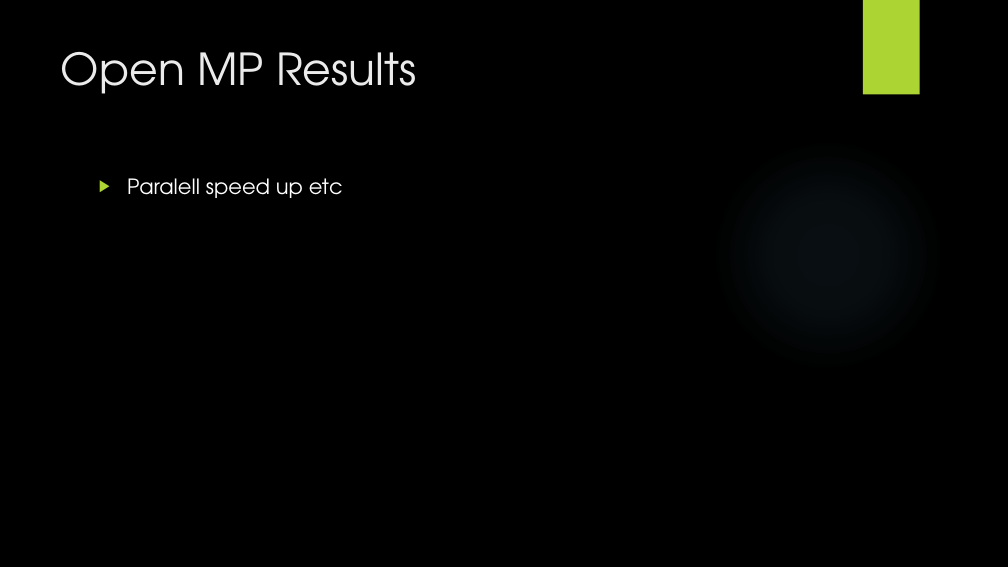
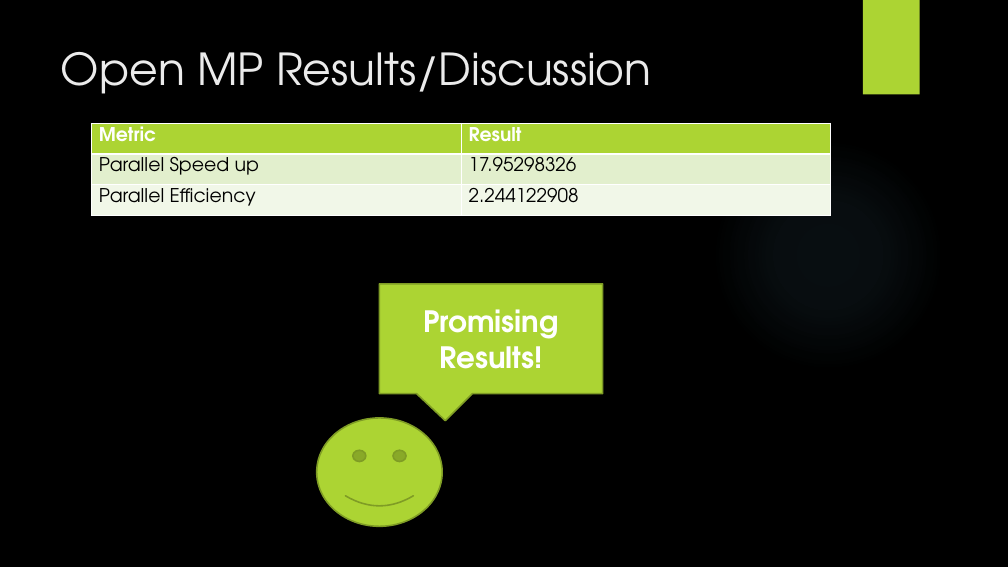
Before and after one commit to jordantoaster/Jordans-Repo, a slide deck: slide 8 of BestHPC/presentation.pptx. Drawn at 1008x567 pixels with LibreOffice and Linux fonts; fonts in the diff are those of the drawing; background and template pictures are left out. Boxes give left, top, right and bottom in pixels: in the first picture for what was removed or moved away, otherwise in the second. Text is boxed around its words. In the diff, an @@ line names an element or a change of style, - is before the commit and + after.

```diff
--- a/BestHPC/presentation.pptx
+++ b/BestHPC/presentation.pptx
@@ title at <box>61,52,652,94</box>: text changed @@
-Open MP Results
+Open MP Results/Discussion
@@ table added at <box>91,123,831,216</box>, 3 rows, 2 columns @@
+Metric | Result
+Parallel Speed up | 17.95298326
+Parallel Efficiency | 2.244122908
@@ text removed at <box>127,178,343,198</box> @@
-▶ Paralell speed up etc
@@ speech box added at <box>380,284,603,393</box>, fill #ACD433, outline #7F9D26 1.5 pt, 28 pt, text #FFFFFF, bold @@
+Promising Results!
@@ smiley face added at <box>317,418,442,526</box>, fill #ACD433, outline #7F9D26 1.5 pt @@
```
Also in this commit, not shown: 1 other slide changed, 9 slides added, 3 slides removed, 2 other files.
